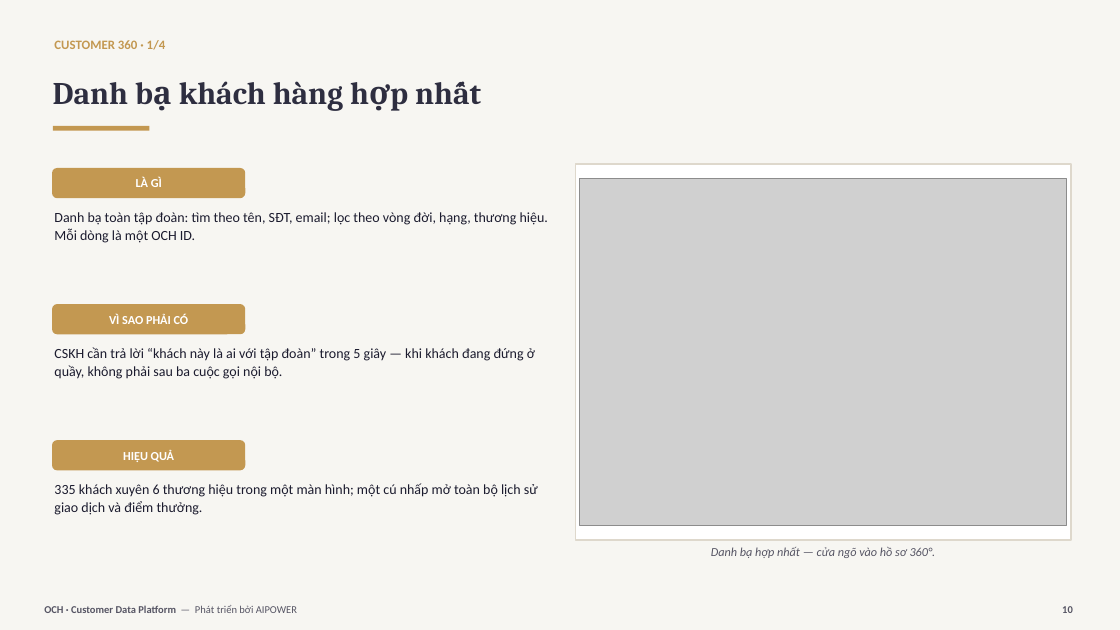
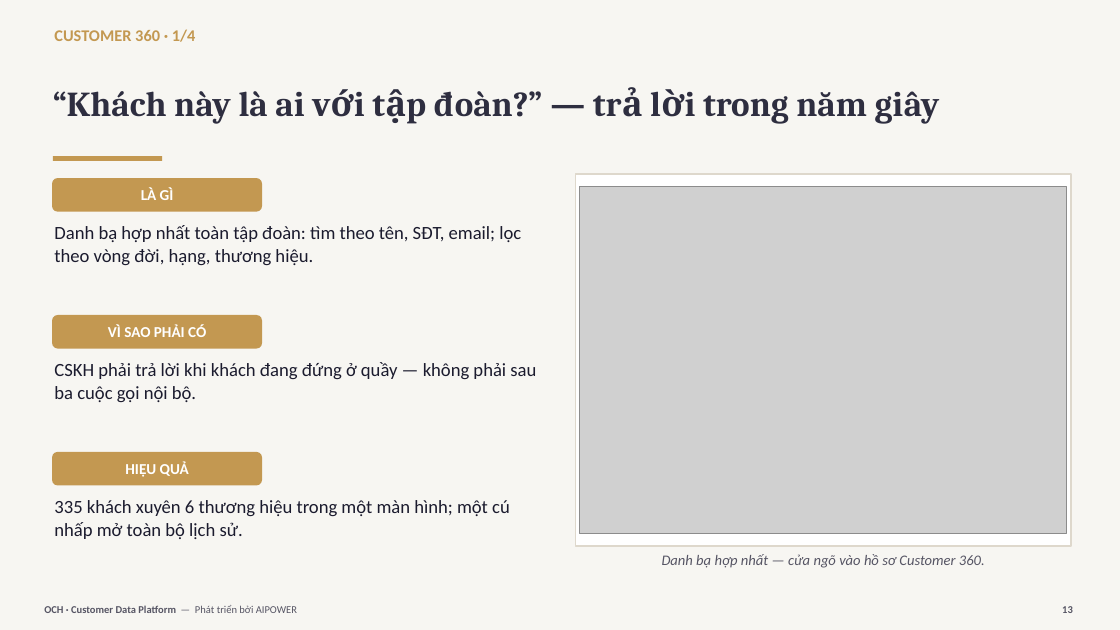
Before and after one commit to trungtm78/AICDP, a slide deck: slide 13 of docs/OCH-CDP-Gioi-thieu.pptx (slide 10 before the commit). Drawn at 1120x630 pixels with LibreOffice and Linux fonts; fonts in the diff are those of the drawing; grey boxes stand for pictures. Boxes give left, top, right and bottom in pixels: in the first picture for what was removed or moved away, otherwise in the second. Text is boxed around its words. In the diff, an @@ line names an element or a change of style, - is before the commit and + after.

```diff
--- a/docs/OCH-CDP-Gioi-thieu.pptx
+++ b/docs/OCH-CDP-Gioi-thieu.pptx
@@ text "CUSTOMER 360 · 1/4": place and size @@
-text "CUSTOMER 360 · 1/4" at <box>54,40,166,50</box>
+text "CUSTOMER 360 · 1/4" at <box>54,29,196,42</box>
@@ text "CUSTOMER 360 · 1/4" at <box>54,29,196,42</box>: size 11 to 14 pt @@
@@ text at <box>53,91,940,124</box>: text changed; size 27 to 30 pt @@
-Danh bạ khách hàng hợp nhất
+“Khách này là ai với tập đoàn?” — trả lời trong năm giây
@@ text "LÀ GÌ": place and size @@
-text "LÀ GÌ" at <box>136,177,162,187</box>
+text "LÀ GÌ" at <box>141,187,174,200</box>
@@ rounded rectangle: place and size @@
-rounded rectangle at <box>52,168,245,198</box>
+rounded rectangle at <box>52,178,262,212</box>
@@ rectangle: place and size @@
-rectangle at <box>53,126,150,131</box>
+rectangle at <box>53,156,162,161</box>
@@ rectangle: place and size @@
-rectangle at <box>576,164,1071,540</box>
+rectangle at <box>576,174,1071,546</box>
@@ picture: place and size @@
-picture at <box>580,179,1067,525</box>
+picture at <box>580,187,1067,533</box>
@@ text at <box>54,225,521,265</box>: text changed; size 12 to 16 pt @@
-Danh bạ toàn tập đoàn: tìm theo tên, SĐT, email; lọc theo vòng đời, hạng, thương hiệu. Mỗi dòng là một OCH ID.
+Danh bạ hợp nhất toàn tập đoàn: tìm theo tên, SĐT, email; lọc theo vòng đời, hạng, thương hiệu.
@@ text "VÌ SAO PHẢI CÓ": place and size @@
-text "VÌ SAO PHẢI CÓ" at <box>109,313,189,324</box>
+text "VÌ SAO PHẢI CÓ" at <box>108,324,206,337</box>
@@ rounded rectangle: place and size @@
-rounded rectangle at <box>52,304,245,334</box>
+rounded rectangle at <box>52,315,262,349</box>
@@ text at <box>54,362,536,402</box>: text changed; size 12 to 16 pt @@
-CSKH cần trả lời “khách này là ai với tập đoàn” trong 5 giây — khi khách đang đứng ở quầy, không phải sau ba cuộc gọi nội bộ.
+CSKH phải trả lời khi khách đang đứng ở quầy — không phải sau ba cuộc gọi nội bộ.
@@ size 10.5 to 13 pt in 3 elements at <box>141,187,174,200</box>, <box>108,324,206,337</box>, <box>125,461,189,477</box> @@
@@ text "HIỆU QUẢ": place and size @@
-text "HIỆU QUẢ" at <box>123,450,174,462</box>
+text "HIỆU QUẢ" at <box>125,461,189,477</box>
@@ rounded rectangle: place and size @@
-rounded rectangle at <box>52,440,245,471</box>
+rounded rectangle at <box>52,452,262,486</box>
@@ text at <box>54,500,510,539</box>: text changed; size 12 to 16 pt @@
-335 khách xuyên 6 thương hiệu trong một màn hình; một cú nhấp mở toàn bộ lịch sử giao dịch và điểm thưởng.
+335 khách xuyên 6 thương hiệu trong một màn hình; một cú nhấp mở toàn bộ lịch sử.
@@ text at <box>662,554,985,568</box>: text changed; size 10.5 to 12.5 pt @@
-Danh bạ hợp nhất — cửa ngõ vào hồ sơ 360°.
+Danh bạ hợp nhất — cửa ngõ vào hồ sơ Customer 360.
@@ text at <box>1062,606,1073,613</box>: text changed @@
-10
+13
```
Also in this commit, not shown: 42 other slides changed, 1 slide added, 1 slide removed.
